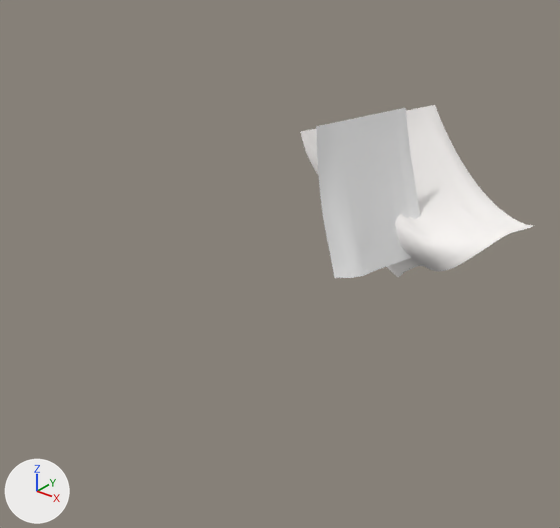
The FBX model Assets/Models/drapeau_compo.fbx: old version first, new version second.
Both versions are drawn from a 50 mm camera at (8.09, -9.25, 10.06) aimed at (0.92, -0.28, 4.51). The lights are fixed; the arrows at lower left show +X, +Y and +Z. Where no turn or scale is listed for an object, it has been applied to the vertices.
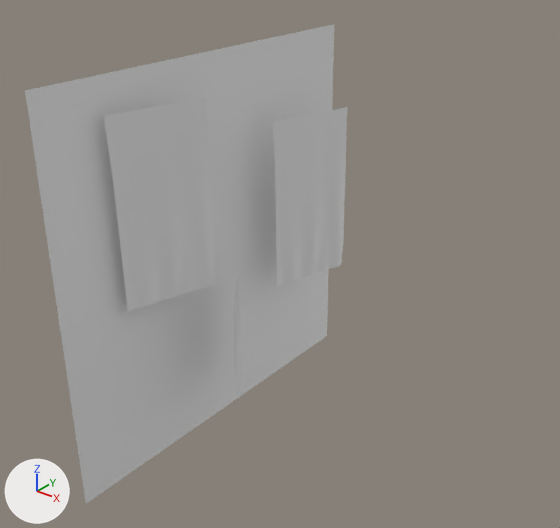
Diff of the bpy script that builds the scene:
```diff
--- a/Assets/Models/drapeau_compo.fbx.py
+++ b/Assets/Models/drapeau_compo.fbx.py
@@ mat_mat_2 @@
+mat_mat_2 = principled_material('Mat.2')
+mat_mat_2.base_color = (0.8, 0.8, 0.8)  # white #e7e7e7
@@ me_mesh_001 @@
 # used by ob_plane_4; location = (1.42, 1.14, 5.51); rotation_euler = (1.929, 1.62, 0.144), in degrees (111, 93, 8.3); scale = (0.01, 0.01, 0.01)
-me_mesh_001.from_pydata(...)  # 441 vertices, 400 faces; spans x -125.0..126.0, y 0.0..82.0, z -101.0..100.0
+me_mesh_001.from_pydata(...)  # 441 vertices, 400 faces; spans x -50.0..50.0, y -6.0..4.0, z -90.0..106.0
+# me_mesh_001 part 1: 441 of 441 vertices moved; they spanned x -125.0..126.0, y 0.0..82.0, z -101.0..100.0 and now span x -50.0..50.0, y -6.0..4.0, z -90.0..106.0; mean shift (4.0, -36.0, 9.0); largest move (114.0, 80.0, 48.0) -> (47.0, -2.0, 59.0)
 me_mesh_001.materials.append(mat_mat)
@@ me_mesh @@
 # used by ob_plane; location = (0.82, 2.44, 4.77); rotation_euler = (1.855, 1.577, 0.0), in degrees (106, 90, 0); scale = (0.01, 0.01, 0.01)
-me_mesh.from_pydata(...)  # 441 vertices, 400 faces; spans x -159.0..107.0, y 0.0..268.0, z -159.0..159.0
+me_mesh.from_pydata(...)  # 441 vertices, 400 faces; spans x -84.0..87.0, y -3.0..3.0, z -150.0..164.0
+# me_mesh part 2: 441 of 441 vertices moved; they spanned x -159.0..107.0, y 0.0..268.0, z -159.0..159.0 and now span x -84.0..87.0, y -3.0..3.0, z -150.0..164.0; mean shift (52.0, -108.0, 16.0); largest move (-7.0, 268.0, -147.0) -> (84.0, 0.0, -150.0)
 me_mesh.materials.append(mat_porcelain)
@@ me_mesh_002 @@
+me_mesh_002.from_pydata(...)  # 441 vertices, 400 faces; spans x -0.2..0.2, y -0.82..0.85, z -1.64..1.5
@@ me_mesh_003 @@
+me_mesh_003.from_pydata(...)  # 441 vertices, 400 faces; spans x -0.02..0.02, y -3.4..3.4, z -3.4..3.4
+me_mesh_003.materials.append(mat_mat_2)  # its picture is missing
@@ ob_plane_4 @@
 ob_plane_4 = bpy.data.objects.new('Plane_4', me_mesh_001)
-ob_plane_4.location = (1.42, 1.14, 5.51)
-ob_plane_4.rotation_euler = (1.929, 1.62, 0.144)  # degrees (111, 93, 8.3)
+ob_plane_4.location = (0.36, -0.75, 3.2)
+ob_plane_4.rotation_euler = (0.000262, -3.141, -0.955)  # degrees (0, -180, -55)
 ob_plane_4.scale = (0.01, 0.01, 0.01)
@@ ob_plane @@
 ob_plane = bpy.data.objects.new('Plane', me_mesh)
-ob_plane.location = (0.82, 2.44, 4.77)
-ob_plane.rotation_euler = (1.855, 1.577, 0.0)  # degrees (106, 90, 0)
+ob_plane.location = (0.24, 1.44, 5.03)
+ob_plane.rotation_euler = (-3.141, 0.000077, 1.329)  # degrees (-180, 0, 76)
 ob_plane.scale = (0.01, 0.01, 0.01)
@@ ob_plane_3 @@
+ob_plane_3 = bpy.data.objects.new('Plane_3', me_mesh_002)
+ob_plane_3.location = (-0.16, -1.74, 5.75)
@@ ob_plane_1 @@
+ob_plane_1 = bpy.data.objects.new('Plane_1', me_mesh_003)
+ob_plane_1.location = (-0.53, -0.2, 4.35)
```

Where the change shows, as pixel boxes (x1, y1, x2, y2) in the pictures (560 x 528 px):
'Plane_1', added
    after: (25, 24, 334, 503)
'Plane', reshaped, moved, turned
    before: (300, 105, 533, 277)
    after: (273, 107, 348, 287)
'Plane_3', added
    after: (104, 97, 215, 312)
'Plane_4', reshaped, moved, turned
    before: (316, 108, 420, 278)
    after: (232, 275, 242, 397)
